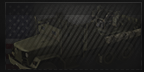
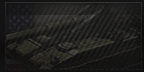
Layers edited between the first and the second w=144, h=72 image:
hid "M35 Guntruck" over [8, 5, 141, 69]
added layer "m110" above "m109" over [6, 3, 141, 69]
